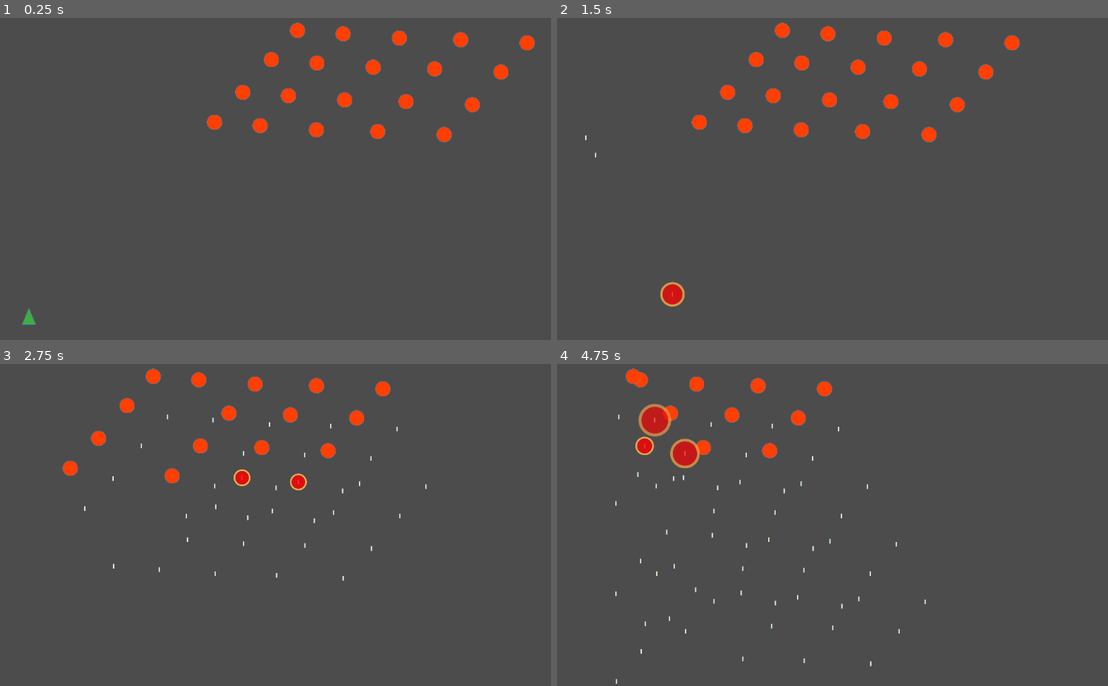
Above: before the commit, frames 1-4 (two rows, left to right).
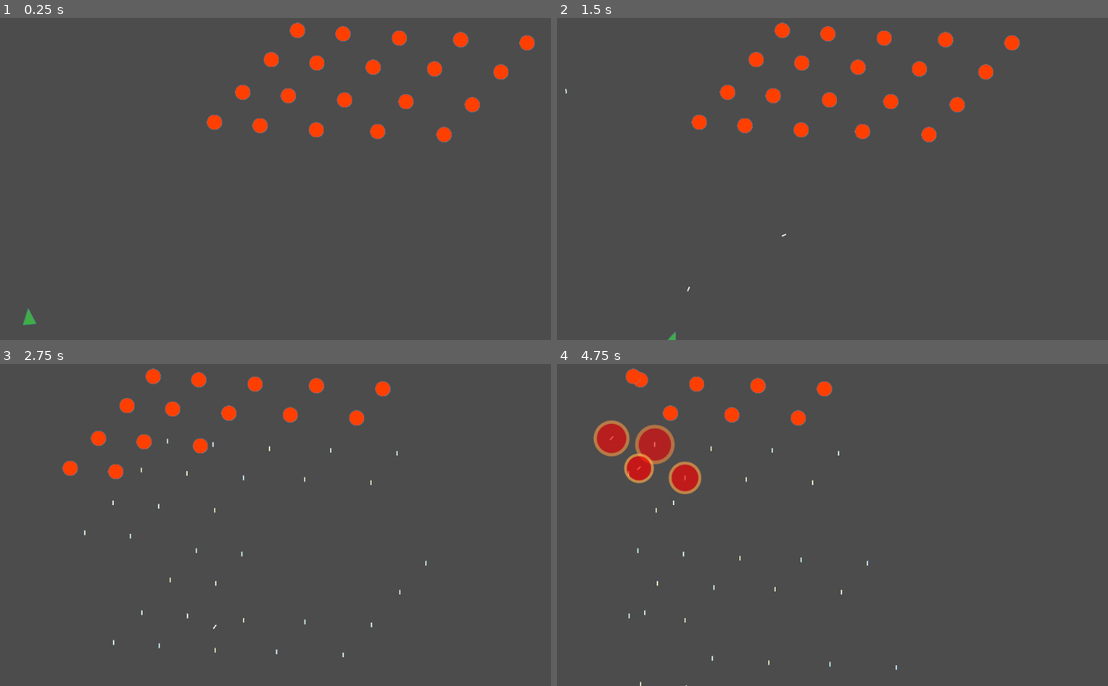
Above: after the commit, the same moments.

Repository: danieljohnson2/Shooty
Game: Godot game, scene res://Game.tscn
The game is run twice, just before and just after one commit, with the same random seed, the same clock (stepped at 60 frames per second) and the same inputs.
Inputs (mouse positions are in pixels of both pictures, inside the frame that each line leads up to):
- Up to frame 1 (0.25 s): no input
- Up to frame 2 (1.5 s): tap Enter (ui_shoot) at 0.5, 0.6, 1.35 s; move the mouse to (981, 150) at 0.52 s; hold Right (ui_right) 0.53-1.28 s; move the mouse to (733, 185) at 1.27 s; hold Down (ui_down) from 1.28 s (still down)
- Up to frame 3 (2.75 s): move the mouse to (352, 438) at 2.02 s; release Down (ui_down) at 2.03 s; hold Right (ui_right) from 2.03 s (still down); tap Enter (ui_shoot) at 2.1 s
- Up to frame 4 (4.75 s): move the mouse to (821, 582) at 2.77 s; release Right (ui_right) at 2.78 s; hold Up (ui_up) 2.78-3.53 s; tap Enter (ui_shoot) at 2.85, 3.6, 4.35 s; move the mouse to (1030, 563) at 3.52 s; hold Left (ui_left) from 3.53 s (still down); move the mouse to (672, 460) at 4.27 s

The runs differ from the first frame. In frame 1, less than 0.1% of the frame differs, in the area x 4-7%, y 90-96%; in frame 2, 0.3%; in frame 3, 1.2%; in frame 4, 3.3%, in the area x 6-68%, y 12-100%.

Commit message:
Change controls so WASD moves, and mouse 1 shoots at the mouse. Bullets are faster too, and I'm using a method to do it.

Diff:
--- a/Bullet.gd
+++ b/Bullet.gd
@@ -1,14 +1,26 @@
 extends RigidBody2D
 
-export var speed = 300
 export var duration = 1.5
 
 var explodyness = 0
 const max_explodyness = 1.5
 
+func shoot_at(global_target, shooter, offset, speed):
+	# Adds this bullet to the scene with rotation, position and speed
+	# to shoot at 'global target', startin at 'shooter' but offset
+	# by 'offset' so we don't hit the shooter
+
+	self.position = shooter.position
+	shooter.get_parent().add_child(self)
+
+	var angle = self.get_angle_to(global_target) - PI/2
+	self.rotation += angle
+	self.position += Vector2(0, offset).rotated(angle)
+	self.linear_velocity = Vector2(0, speed).rotated(angle)
+
+
 func _process(delta):
-	# Move the bullet
-	self.position.y -= delta * speed
+	self.angular_velocity = 0 # no tumbling
 
 	# Handle exposion
 	if explodyness > max_explodyness:
--- a/Bullet.tscn
+++ b/Bullet.tscn
@@ -11,11 +11,11 @@
 input_pickable = false
 collision_layer = 1
 collision_mask = 1
-mode = 3
-mass = 1.0
-friction = 1.0
+mode = 0
+mass = 0.01
+friction = 0.0
 bounce = 0.0
-gravity_scale = 1.0
+gravity_scale = 0.0
 custom_integrator = false
 continuous_cd = 0
 contacts_reported = 1
@@ -25,9 +25,9 @@
 linear_velocity = Vector2( 0, 0 )
 linear_damp = -1.0
 angular_velocity = 0.0
-angular_damp = -1.0
+angular_damp = 1.0
 script = ExtResource( 1 )
-speed = 300
+_sections_unfolded = [ "Angular", "Applied Forces" ]
 duration = 1.5
 
 [node name="Sprite" type="Sprite" parent="." index="0"]
--- a/Enemy.gd
+++ b/Enemy.gd
@@ -22,7 +22,5 @@
 	if shot_time_remaining <= 0:
 		shot_time_remaining = shot_time
 		var bullet = bulletTemplate.instance()
-		bullet.position = self.position + Vector2(0, 20)
 		bullet.duration = 2
-		bullet.speed = -200
-		get_parent().add_child(bullet)
+		bullet.shoot_at(self.position + Vector2(0, 100), self, 20, 400)
--- a/Game.tscn
+++ b/Game.tscn
@@ -5,7 +5,7 @@
 [ext_resource path="res://Player.png" type="Texture" id=3]
 [ext_resource path="res://Enemy.tscn" type="PackedScene" id=4]
 
-[node name="Node2D" type="Node2D"]
+[node name="Node2D" type="Node2D" index="0"]
 
 script = ExtResource( 1 )
 
@@ -33,6 +33,7 @@
 angular_velocity = 0.0
 angular_damp = -1.0
 script = ExtResource( 2 )
+_sections_unfolded = [ "Transform" ]
 speed = 200
 
 [node name="Sprite" type="Sprite" parent="Player" index="0"]
--- a/Player.gd
+++ b/Player.gd
@@ -16,10 +16,8 @@
 		if Input.is_action_pressed(action):
 			movement += directions[action]
 	self.position += movement * delta * speed
+	self.rotation += self.get_angle_to(get_global_mouse_position()) + PI/2
 
 	if Input.is_action_just_pressed("ui_shoot"):
 		var bullet = bulletTemplate.instance()
-		bullet.position = self.position
-		# Spawn bullets off the player, as if they touch the player dies
-		bullet.position.y -= 20
-		get_parent().add_child(bullet)
+		bullet.shoot_at(get_global_mouse_position(), self, 30, 400)
--- a/project.godot
+++ b/project.godot
@@ -16,11 +16,28 @@
 
 [input]
 
+ui_left=[ Object(InputEventKey,"resource_local_to_scene":false,"resource_name":"","device":0,"alt":false,"shift":false,"control":false,"meta":false,"command":false,"pressed":false,"scancode":16777231,"unicode":0,"echo":false,"script":null)
+, Object(InputEventJoypadButton,"resource_local_to_scene":false,"resource_name":"","device":0,"button_index":14,"pressure":0.0,"pressed":false,"script":null)
+, Object(InputEventKey,"resource_local_to_scene":false,"resource_name":"","device":0,"alt":false,"shift":false,"control":false,"meta":false,"command":false,"pressed":false,"scancode":65,"unicode":0,"echo":false,"script":null)
+ ]
+ui_right=[ Object(InputEventKey,"resource_local_to_scene":false,"resource_name":"","device":0,"alt":false,"shift":false,"control":false,"meta":false,"command":false,"pressed":false,"scancode":16777233,"unicode":0,"echo":false,"script":null)
+, Object(InputEventJoypadButton,"resource_local_to_scene":false,"resource_name":"","device":0,"button_index":15,"pressure":0.0,"pressed":false,"script":null)
+, Object(InputEventKey,"resource_local_to_scene":false,"resource_name":"","device":0,"alt":false,"shift":false,"control":false,"meta":false,"command":false,"pressed":false,"scancode":68,"unicode":0,"echo":false,"script":null)
+ ]
+ui_up=[ Object(InputEventKey,"resource_local_to_scene":false,"resource_name":"","device":0,"alt":false,"shift":false,"control":false,"meta":false,"command":false,"pressed":false,"scancode":16777232,"unicode":0,"echo":false,"script":null)
+, Object(InputEventJoypadButton,"resource_local_to_scene":false,"resource_name":"","device":0,"button_index":12,"pressure":0.0,"pressed":false,"script":null)
+, Object(InputEventKey,"resource_local_to_scene":false,"resource_name":"","device":0,"alt":false,"shift":false,"control":false,"meta":false,"command":false,"pressed":false,"scancode":87,"unicode":0,"echo":false,"script":null)
+ ]
+ui_down=[ Object(InputEventKey,"resource_local_to_scene":false,"resource_name":"","device":0,"alt":false,"shift":false,"control":false,"meta":false,"command":false,"pressed":false,"scancode":16777234,"unicode":0,"echo":false,"script":null)
+, Object(InputEventJoypadButton,"resource_local_to_scene":false,"resource_name":"","device":0,"button_index":13,"pressure":0.0,"pressed":false,"script":null)
+, Object(InputEventKey,"resource_local_to_scene":false,"resource_name":"","device":0,"alt":false,"shift":false,"control":false,"meta":false,"command":false,"pressed":false,"scancode":83,"unicode":0,"echo":false,"script":null)
+ ]
 ui_quit=[ Object(InputEventKey,"resource_local_to_scene":false,"resource_name":"","device":0,"alt":false,"shift":false,"control":false,"meta":false,"command":false,"pressed":false,"scancode":16777217,"unicode":0,"echo":false,"script":null)
  ]
 ui_shoot=[ Object(InputEventKey,"resource_local_to_scene":false,"resource_name":"","device":0,"alt":false,"shift":false,"control":false,"meta":false,"command":false,"pressed":false,"scancode":16777221,"unicode":0,"echo":false,"script":null)
 , Object(InputEventKey,"resource_local_to_scene":false,"resource_name":"","device":0,"alt":false,"shift":false,"control":false,"meta":false,"command":false,"pressed":false,"scancode":32,"unicode":0,"echo":false,"script":null)
 , Object(InputEventJoypadButton,"resource_local_to_scene":false,"resource_name":"","device":0,"button_index":0,"pressure":0.0,"pressed":false,"script":null)
+, Object(InputEventMouseButton,"resource_local_to_scene":false,"resource_name":"","device":0,"alt":false,"shift":false,"control":false,"meta":false,"command":false,"button_mask":0,"position":Vector2( 0, 0 ),"global_position":Vector2( 0, 0 ),"factor":1.0,"button_index":1,"pressed":false,"doubleclick":false,"script":null)
  ]
 
 [rendering]
